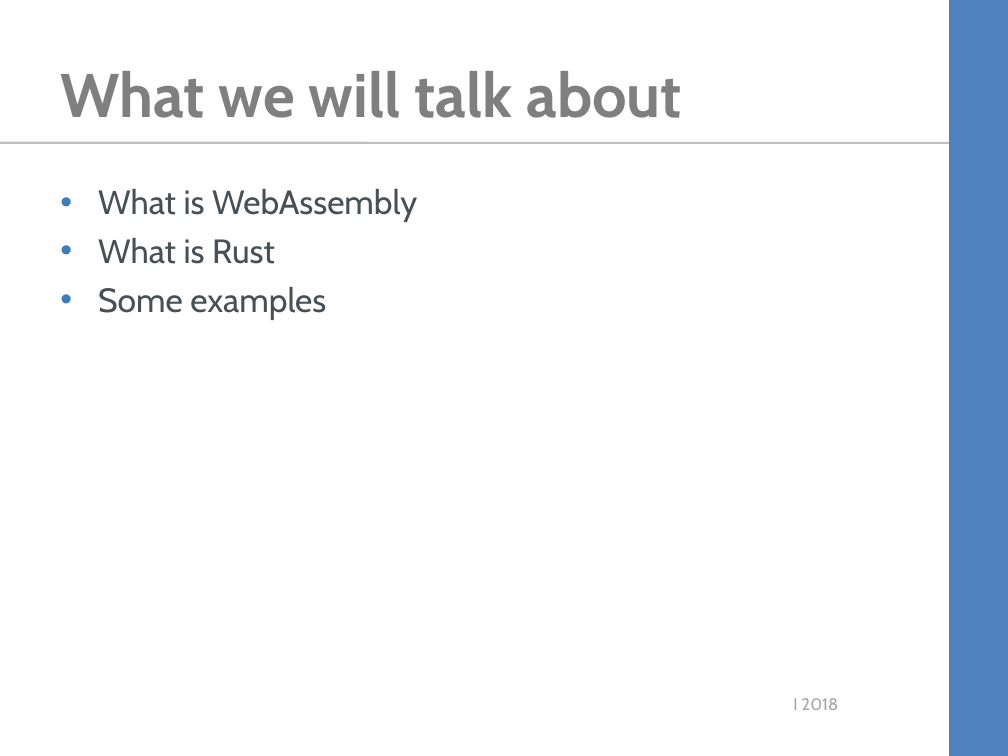
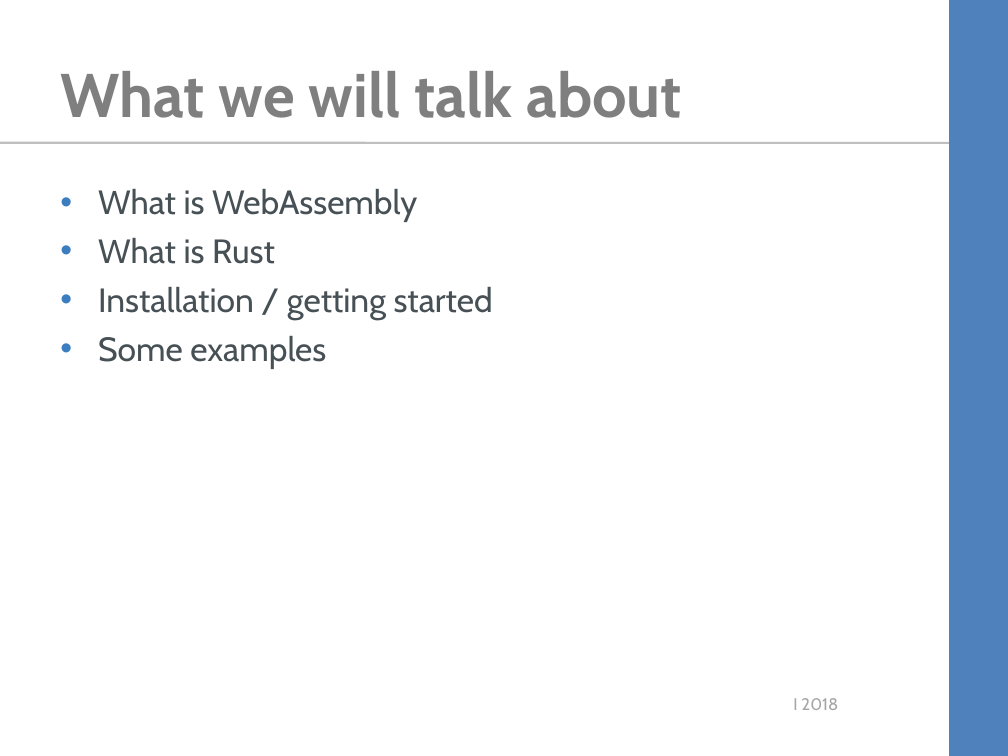
Before and after one commit to kimtuck/WebAssembly, a slide deck: slide 3 of webassembly.ppt. Drawn at 1008x756 pixels with LibreOffice and Linux fonts; fonts in the diff are those of the drawing; background and template pictures are left out. Boxes give left, top, right and bottom in pixels: in the first picture for what was removed or moved away, otherwise in the second. Text is boxed around its words. In the diff, an @@ line names an element or a change of style, - is before the commit and + after.

```diff
--- a/webassembly.ppt
+++ b/webassembly.ppt
@@ text at (x1=98, y1=287, x2=493, y2=320): paragraph added @@
+• Installation / getting started
```
Also in this commit, not shown: 6 other slides changed, 5 slides added, 1 slide removed, 6 other files.
